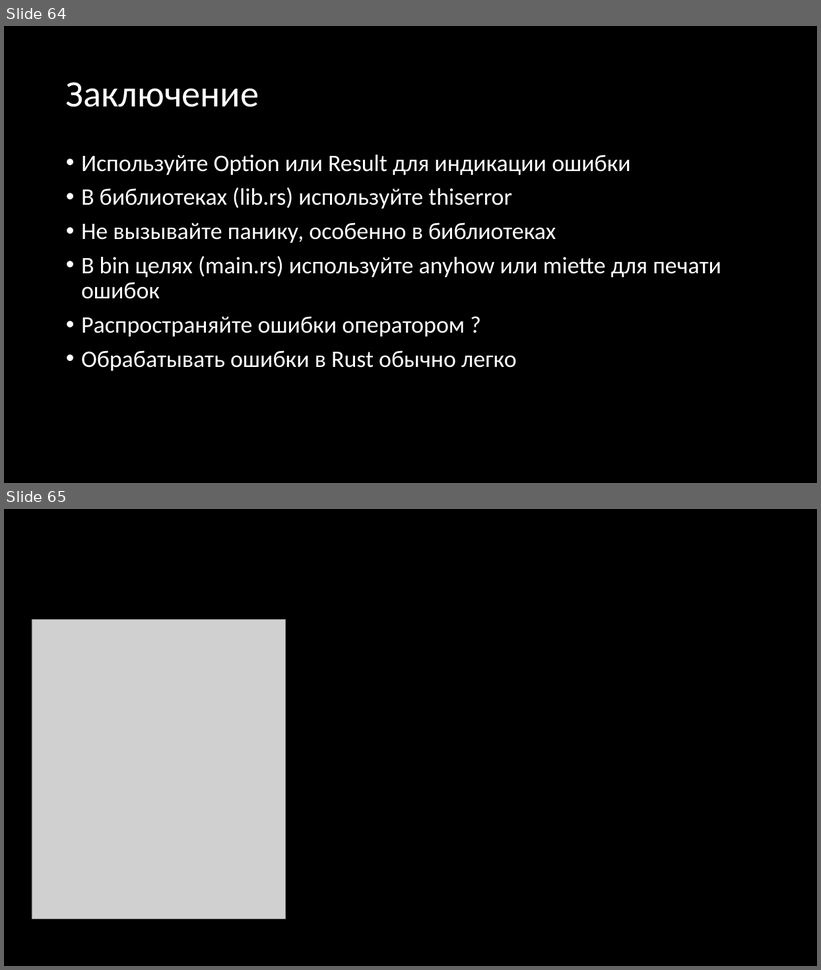
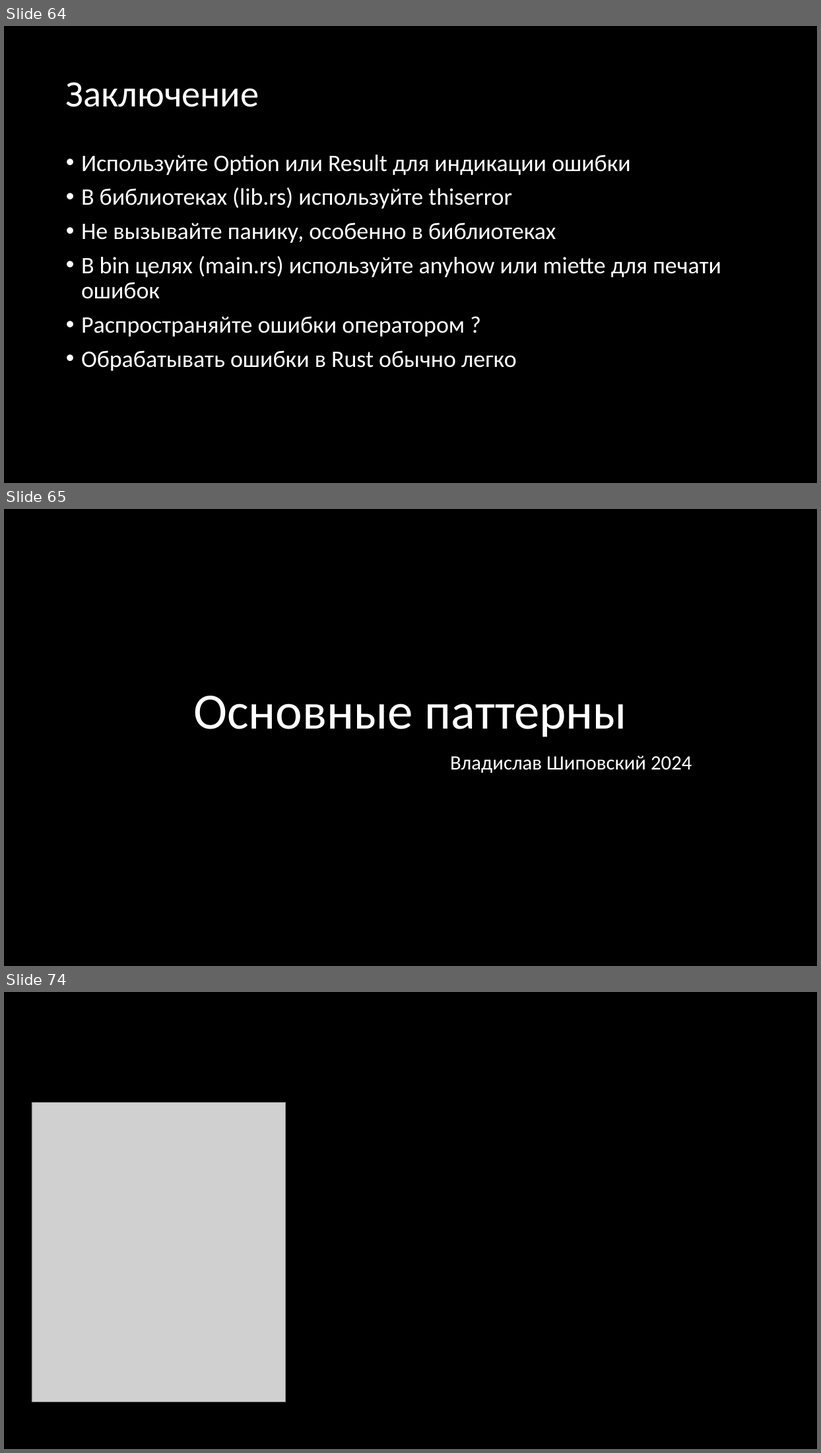
Before and after one commit to Gordon01/learn-rust, a slide deck: keynotes/Rust 2024.pptx. Shown one above the other, each under a label of ours: slides 64 and 65 before the commit, slides 64, 65 and 74 after it; the slides between them are not shown. The pictures are 821x970 and 821x1453 pixels, drawn with LibreOffice and Linux fonts; fonts in the diff are those of the drawing; grey boxes stand for pictures. Boxes give left, top, right and bottom in pixels: in the first picture for what was removed or moved away, otherwise in the second. Text is boxed around its words. In the diff, an @@ line names an element or a change of style, - is before the commit and + after.

```diff
--- a/keynotes/Rust 2024.pptx
+++ b/keynotes/Rust 2024.pptx
@@ slide 65 added at (4, 509, 817, 966), background #000000 @@
@@ title added at (193, 696, 628, 737), 60 pt, text #FFFFFF @@
+Основные паттерны
@@ subtitle added at (450, 756, 692, 773), 24 pt, text #FFFFFF @@
+Владислав Шиповский 2024
@@ what was slide 65 is now slide 74 @@
```
Also in this commit, not shown: 8 other slides added, 3 other files.
